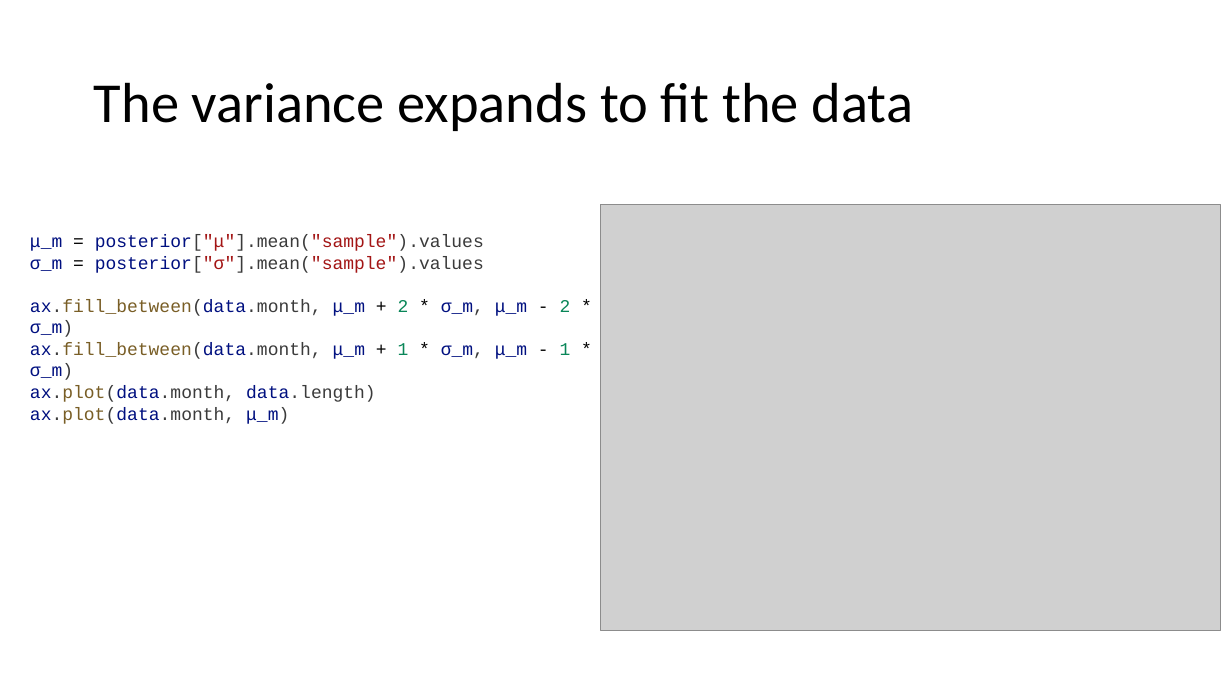
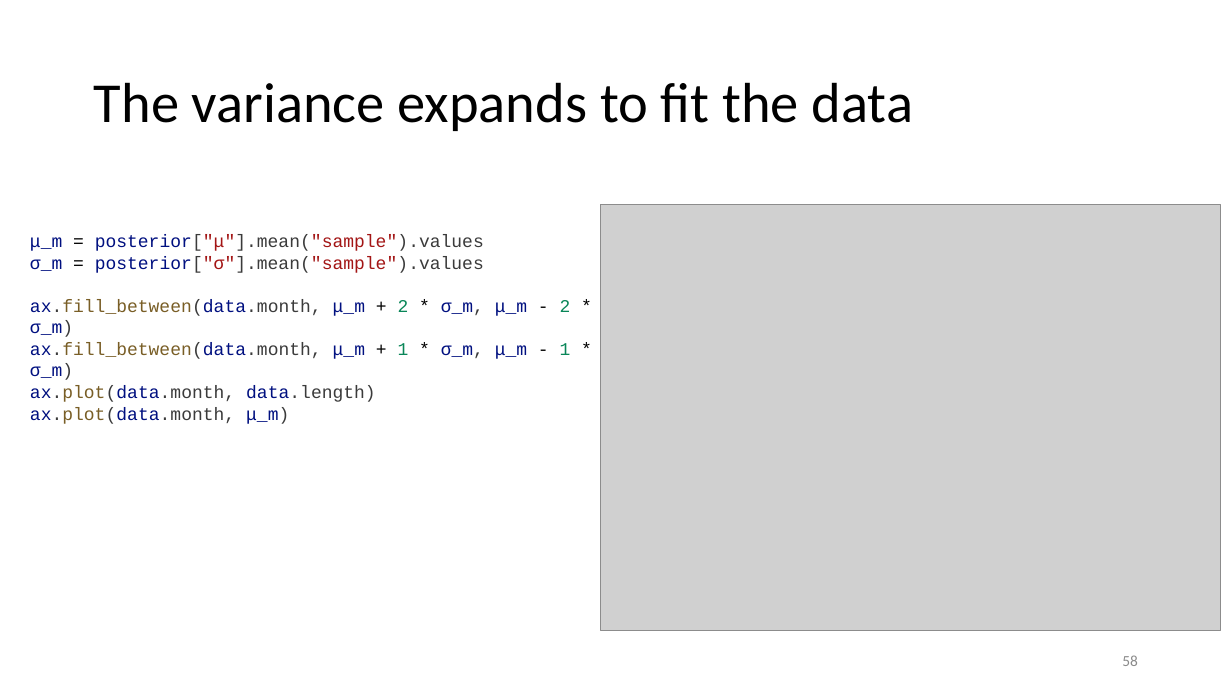
Before and after one commit to opherdonchin/StatisticalComputationAndAnalysis, a slide deck: slide 58 of Lectures/Lecture 6 Linear models [Autosaved].pptx (slide 53 before the commit). Drawn at 1232x693 pixels with LibreOffice and Linux fonts; fonts in the diff are those of the drawing; grey boxes stand for pictures. Boxes give left, top, right and bottom in pixels: in the first picture for what was removed or moved away, otherwise in the second. Text is boxed around its words. In the diff, an @@ line names an element or a change of style, - is before the commit and + after.

```diff
--- a/Lectures/Lecture 6 Linear models [Autosaved].pptx
+++ b/Lectures/Lecture 6 Linear models [Autosaved].pptx
@@ page number added at [1122, 655, 1138, 666], 12 pt, text #8C8C8C @@
+58
```
Also in this commit, not shown: 52 other slides changed, 6 slides added, 1 slide removed, 2 other files.
